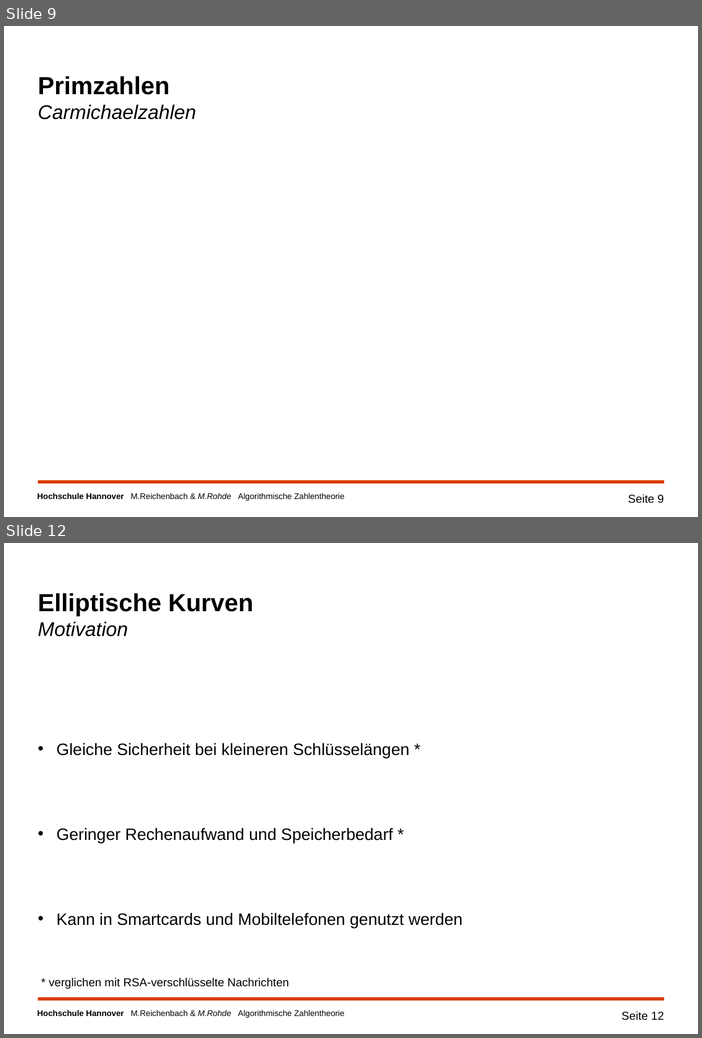
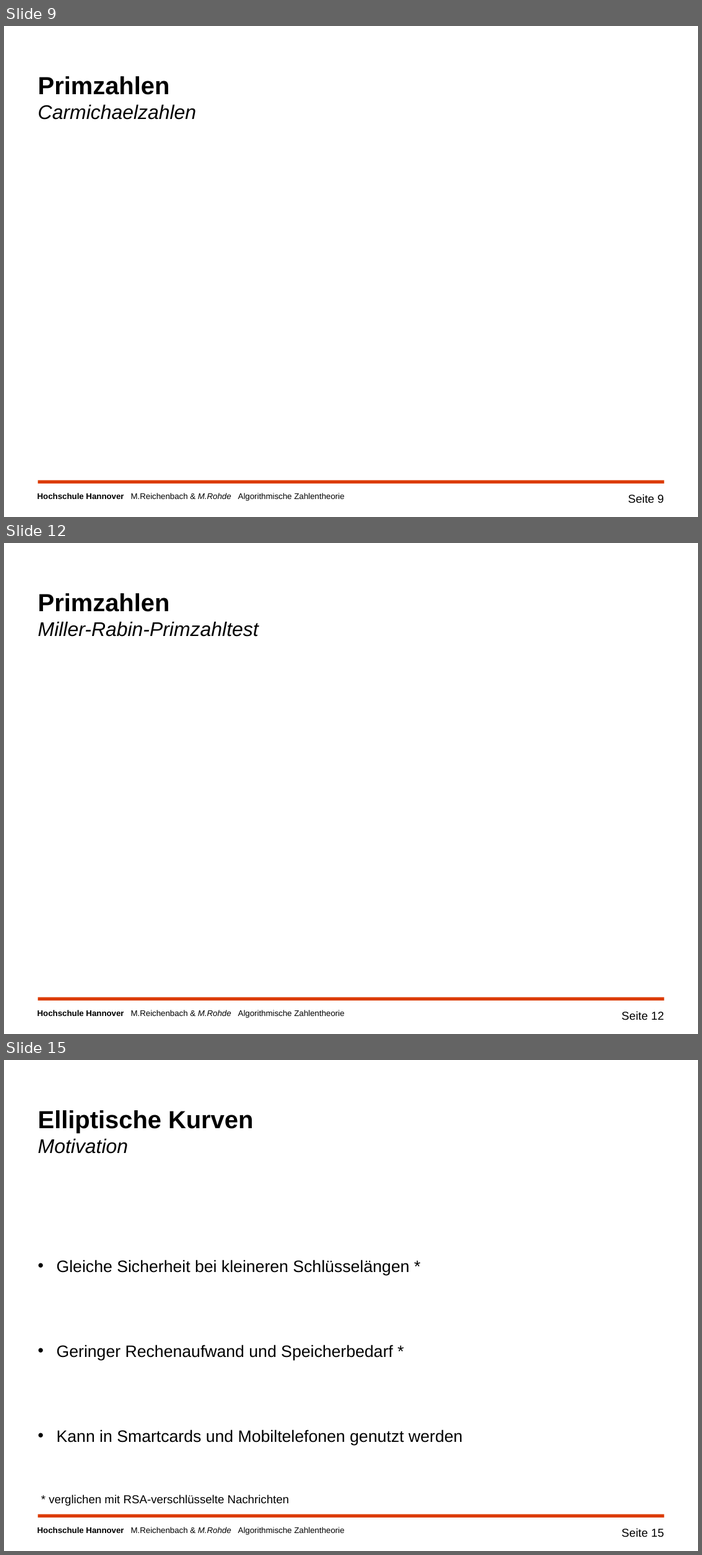
Before and after one commit to MReichenbach/SeminarAK, a slide deck: vortrag/Algorithmische Zahlentheorie Präsentation v.0.5 .pptx. Shown one above the other, each under a label of ours: slides 9 and 12 before the commit, slides 9, 12 and 15 after it; the slides between them are not shown. The pictures are 702x1038 and 702x1555 pixels, drawn with LibreOffice and Linux fonts; fonts in the diff are those of the drawing; grey boxes stand for pictures; background and template pictures are left out. Boxes give left, top, right and bottom in pixels: in the first picture for what was removed or moved away, otherwise in the second. Text is boxed around its words. In the diff, an @@ line names an element or a change of style, - is before the commit and + after.

```diff
--- a/vortrag/Algorithmische Zahlentheorie Präsentation v.0.5 .pptx
+++ b/vortrag/Algorithmische Zahlentheorie Präsentation v.0.5 .pptx
@@ slide 12 added at [4, 543, 698, 1034], background #FFFFFF; not listed: 2 template elements that a slide beside it also shows @@
@@ title added at [38, 593, 259, 637], 24 pt, text #000000, italic @@
+Primzahlen
+Miller-Rabin-Primzahltest
@@ page number added at [622, 1011, 664, 1020], 14 pt, text #000000 @@
+Seite 12
@@ what was slide 12 is now slide 15 @@
@@ page number at [622, 1528, 664, 1537]: text changed @@
-Seite 12
+Seite 15
```
Also in this commit, not shown: 2 slides changed, 2 other slides added, 1 other file.
